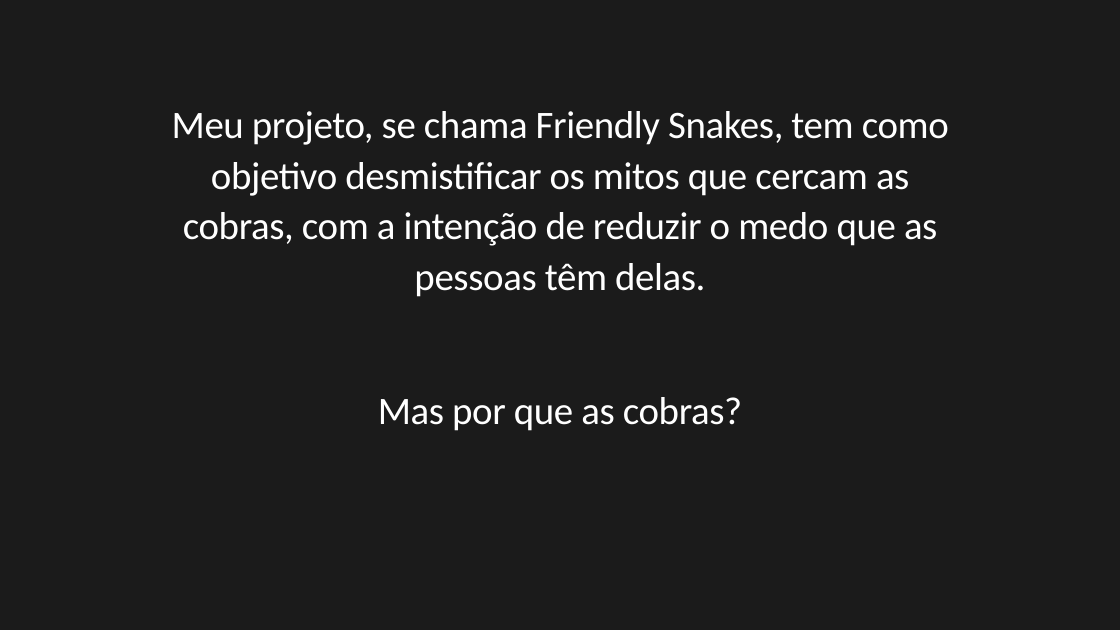
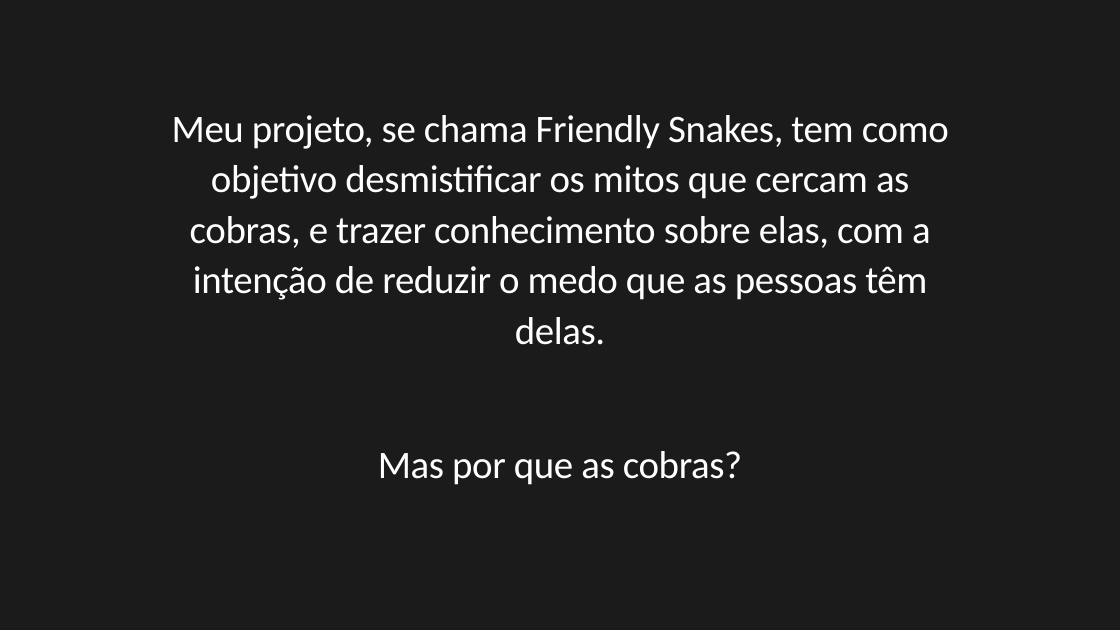
Before and after one commit to RyanMirandaBarbosa/Friendly-Snakes, a slide deck: slide 2 of Documentação/Apresentação meu desafio individual.pptx. Drawn at 1120x630 pixels with LibreOffice and Linux fonts; fonts in the diff are those of the drawing. Boxes give left, top, right and bottom in pixels: in the first picture for what was removed or moved away, otherwise in the second. Text is boxed around its words. In the diff, an @@ line names an element or a change of style, - is before the commit and + after.

```diff
--- a/Documentação/Apresentação meu desafio individual.pptx
+++ b/Documentação/Apresentação meu desafio individual.pptx
@@ text at [172, 115, 949, 345]: text changed @@
-Meu projeto, se chama Friendly Snakes, tem como objetivo desmistificar os mitos que cercam as cobras, com a intenção de reduzir o medo que as pessoas têm delas.
+Meu projeto, se chama Friendly Snakes, tem como objetivo desmistificar os mitos que cercam as cobras, e trazer conhecimento sobre elas, com a intenção de reduzir o medo que as pessoas têm delas.
@@ text "Mas por que as cobras?": place and size @@
-text "Mas por que as cobras?" at [378, 397, 742, 431]
+text "Mas por que as cobras?" at [378, 451, 742, 485]
```
Also in this commit, not shown: 6 other slides changed, 1 other file.
